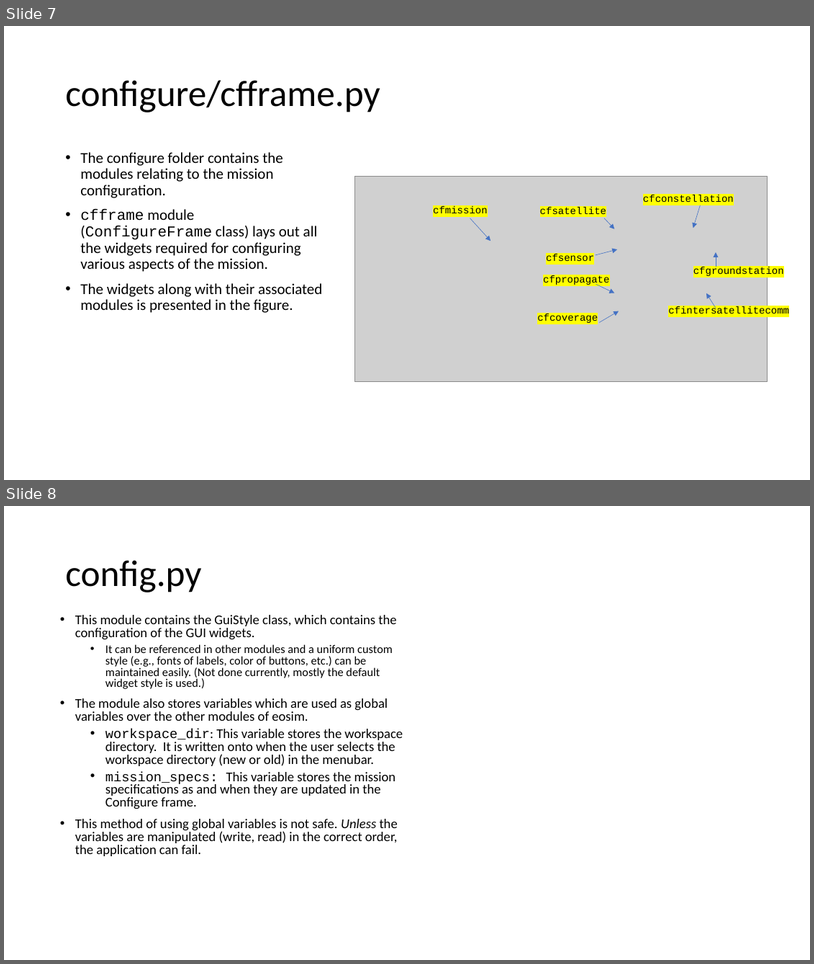
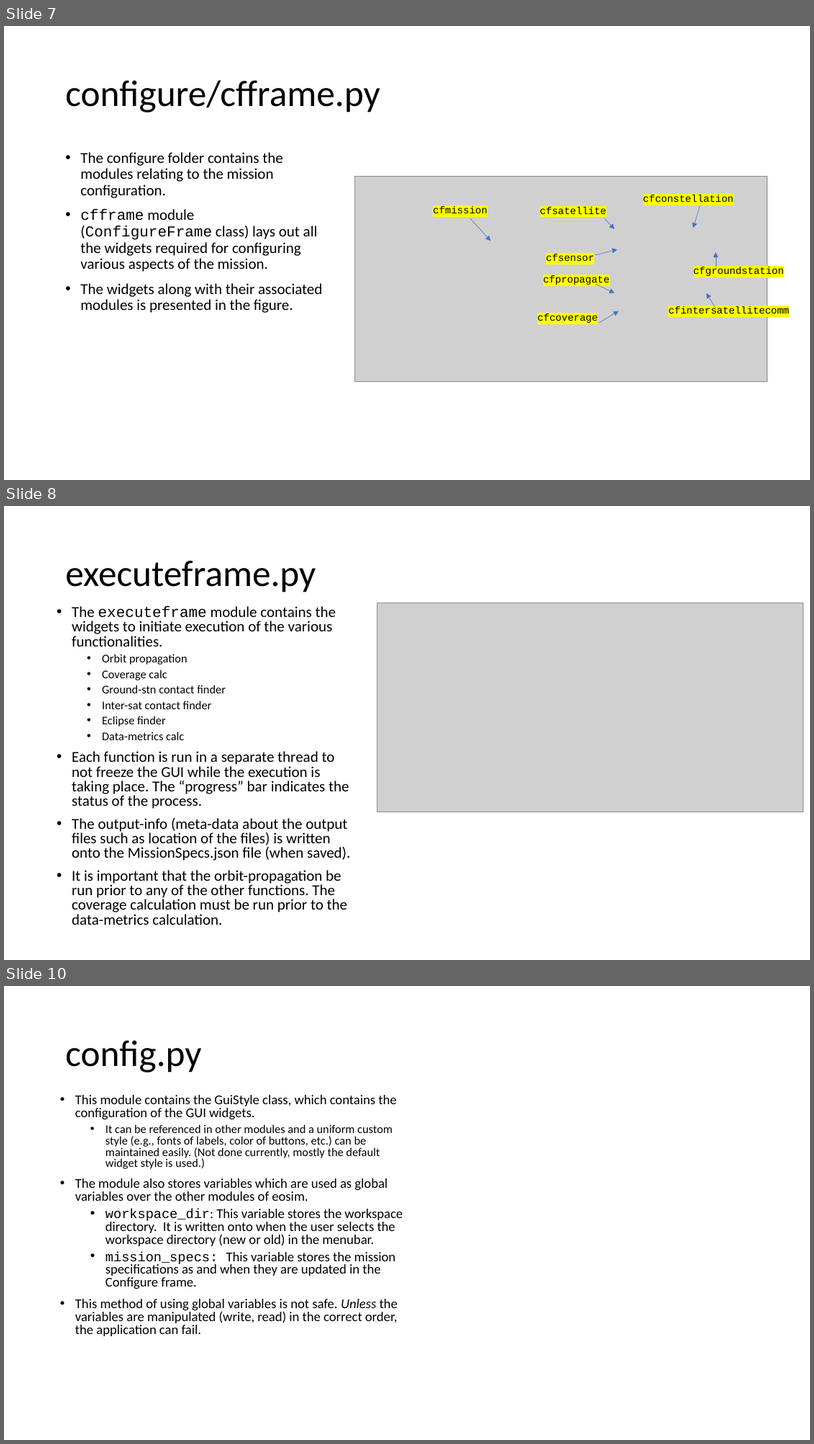
Before and after one commit to EarthObservationSimulator/eosim-gui, a slide deck: docs/codebase_description.pptx. Shown one above the other, each under a label of ours: slides 7 and 8 before the commit, slides 7, 8 and 10 after it; the slides between them are not shown. The pictures are 814x964 and 814x1444 pixels, drawn with LibreOffice and Linux fonts; fonts in the diff are those of the drawing; grey boxes stand for pictures. Boxes give left, top, right and bottom in pixels: in the first picture for what was removed or moved away, otherwise in the second. Text is boxed around its words. In the diff, an @@ line names an element or a change of style, - is before the commit and + after.

```diff
--- a/docs/codebase_description.pptx
+++ b/docs/codebase_description.pptx
@@ slide 8 added at box(4, 506, 810, 960), background #FFFFFF @@
@@ title added at box(65, 561, 316, 592), 44 pt, text #000000 @@
+executeframe.py
@@ text added at box(72, 606, 350, 924), 18 pt, text #000000 @@
+• The executeframe module contains the widgets to initiate execution of the various functionalities.
+  • Orbit propagation
+  • Coverage calc
+  • Ground-stn contact finder
+  • Inter-sat contact finder
+  • Eclipse finder
+  • Data-metrics calc
+• Each function is run in a separate thread to not freeze the GUI while the execution is taking place. The “progress” bar indicates the status of the process.
+• The output-info (meta-data about the output files such as location of the files) is written onto the MissionSpecs.json file (when saved).
+• It is important that the orbit-propagation be run prior to any of the other functions. The coverage calculation must be run prior to the data-metrics calculation.
@@ picture added at box(378, 602, 804, 811) @@
@@ what was slide 8 is now slide 10 @@
```
Also in this commit, not shown: 1 other slide added, 15 other files.
